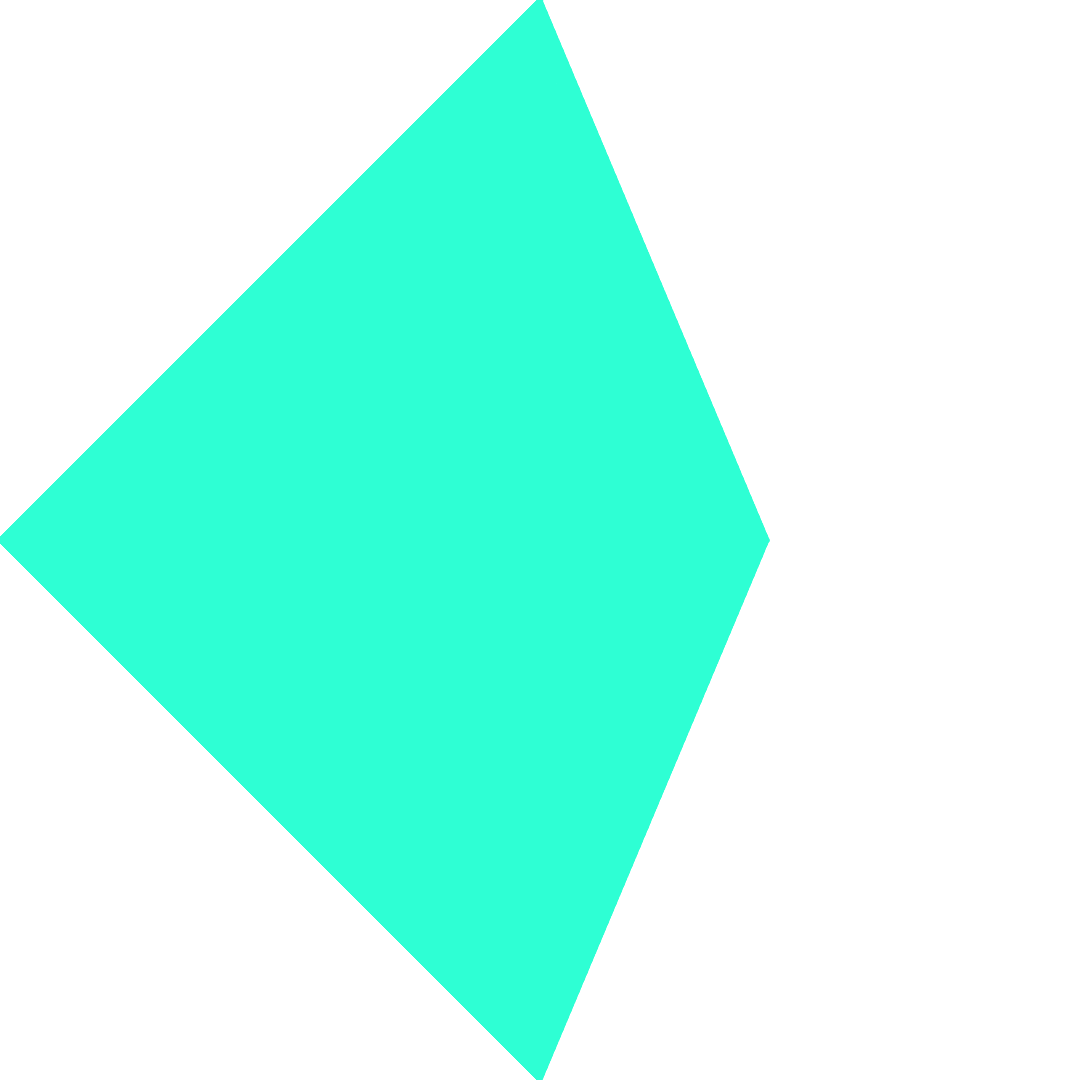
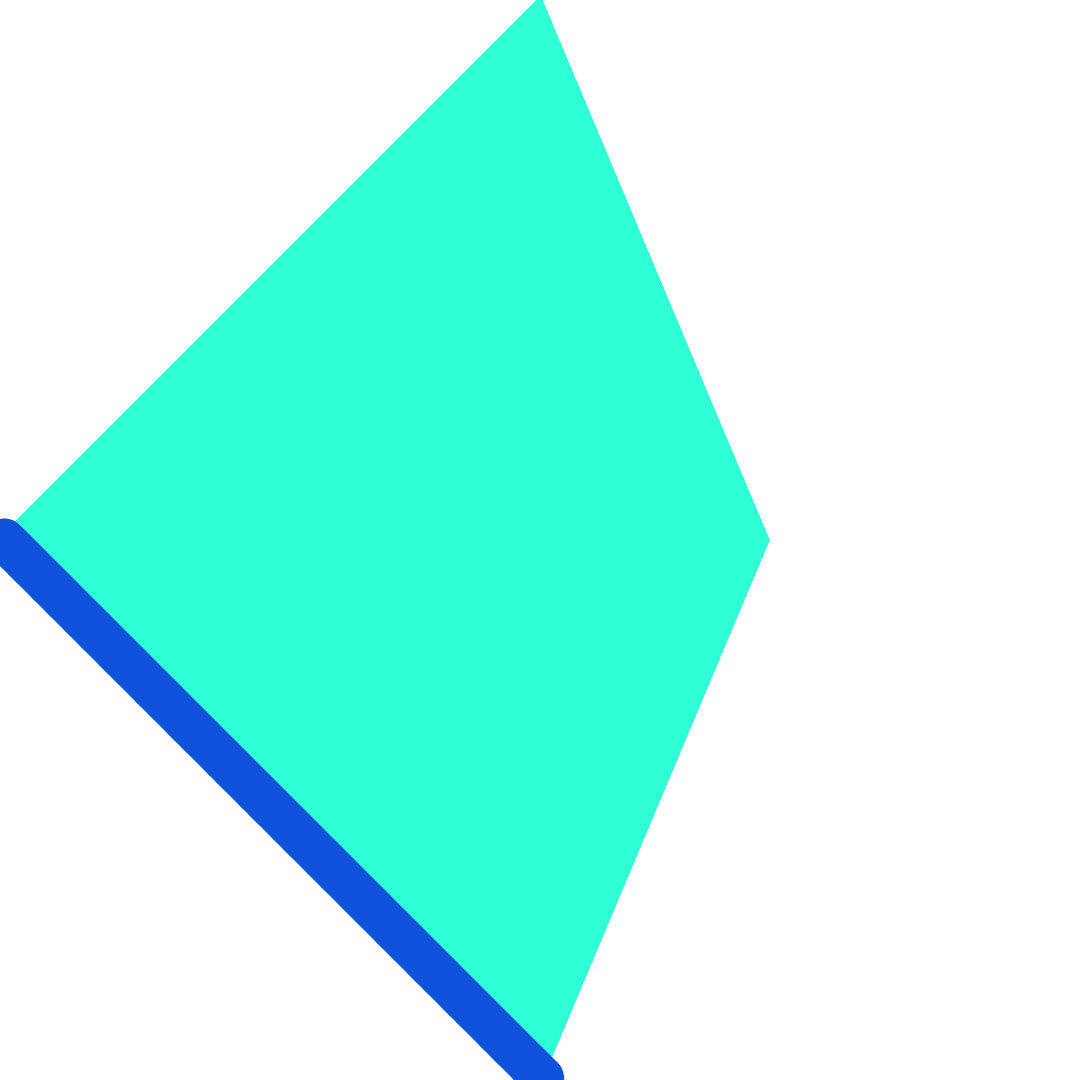
Before/after of a w=1080, h=1080 layered artwork. What changed in the layer stack:
painted on "Background" over (0, 518, 565, 1080)
